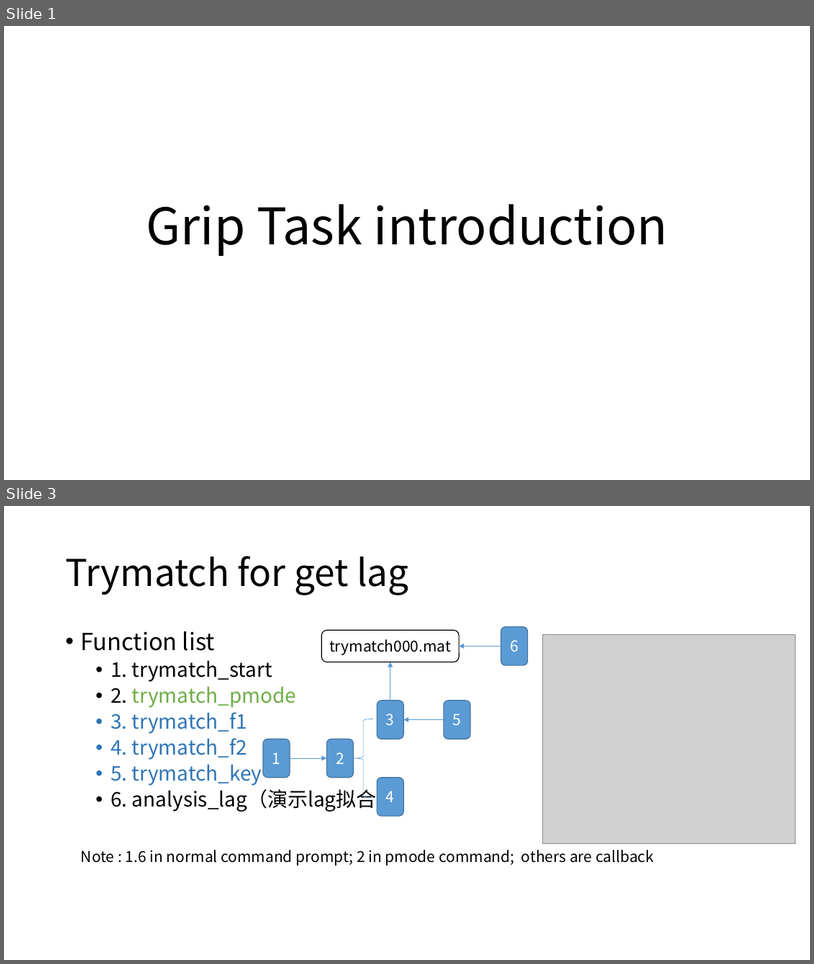
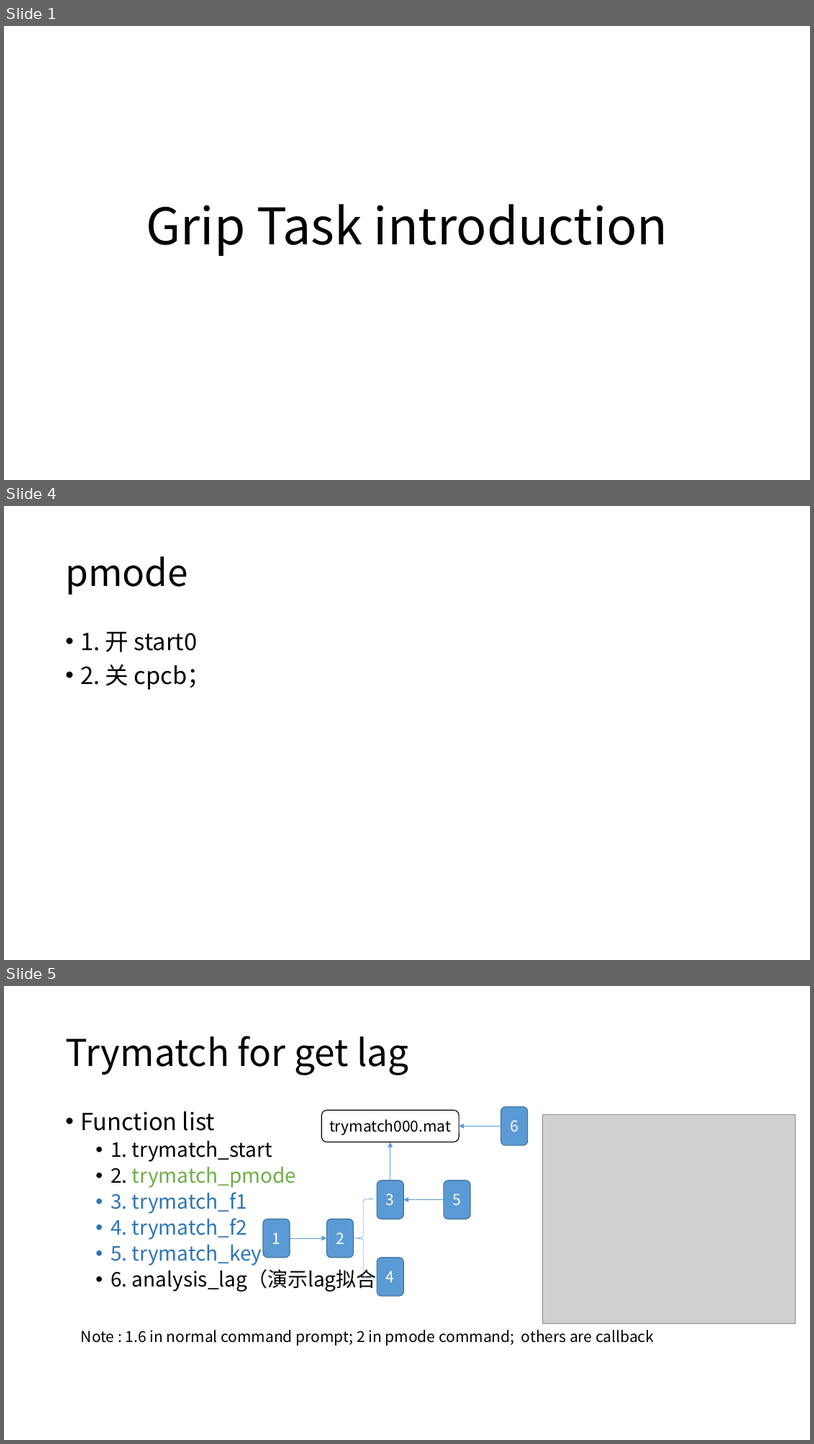
Before and after one commit to brainwatcher/grip4.0, a slide deck: preparation/grip Task introduction.pptx. Shown one above the other, each under a label of ours: slides 1 and 3 before the commit, slides 1, 4 and 5 after it; the slides between them are not shown. The pictures are 814x964 and 814x1444 pixels, drawn with LibreOffice and Linux fonts; fonts in the diff are those of the drawing; grey boxes stand for pictures. Boxes give left, top, right and bottom in pixels: in the first picture for what was removed or moved away, otherwise in the second. Text is boxed around its words. In the diff, an @@ line names an element or a change of style, - is before the commit and + after.

```diff
--- a/preparation/grip Task introduction.pptx
+++ b/preparation/grip Task introduction.pptx
@@ slide 4 added at (4,506,810,960), background #FFFFFF @@
@@ title added at (65,556,188,595), 44 pt, text #000000 @@
+pmode
@@ text added at (80,631,211,690), 28 pt, text #000000 @@
+• 1. 开 start0
+• 2. 关 cpcb；
@@ what was slide 3 is now slide 5 @@
```
Also in this commit, not shown: 1 slide changed, 1 other slide added, 14 other files.
